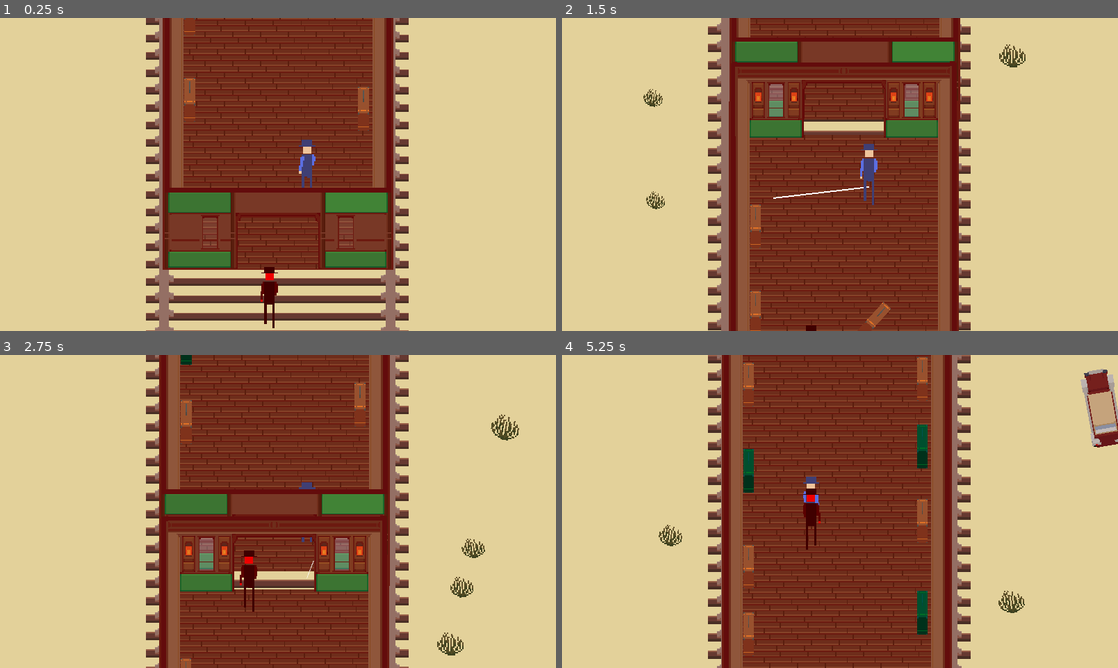
Above: before the commit, frames 1-4 (two rows, left to right).
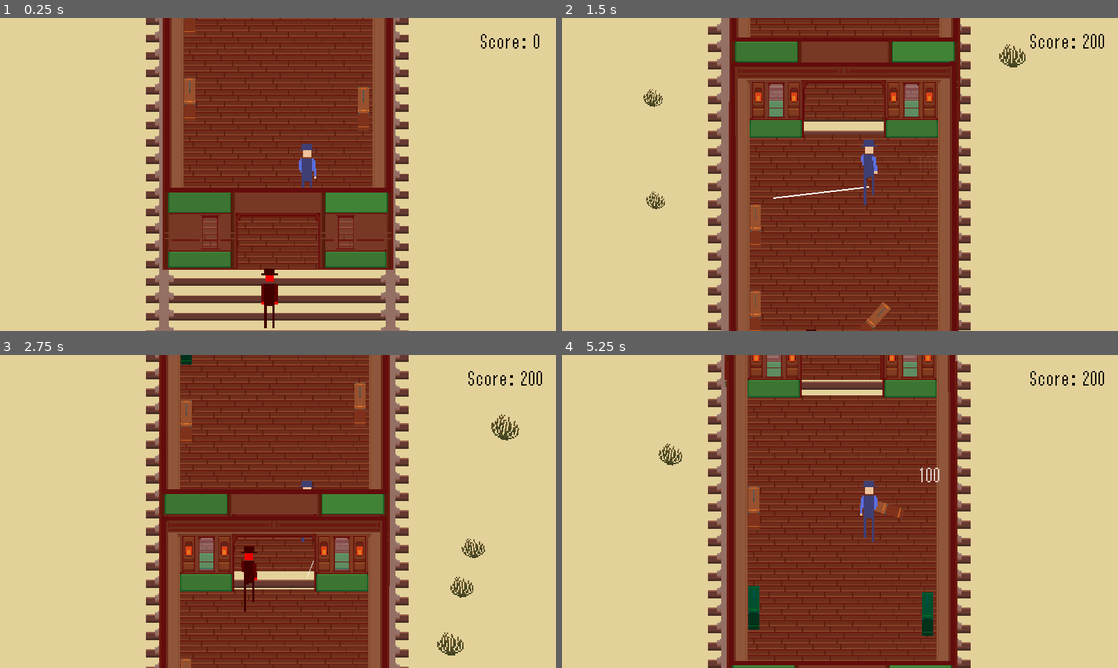
Above: after the commit, the same moments.

Repository: lajollagamesclub/week-139-followers
Game: Godot game, scene res://Main.tscn
Two runs of this game, one before a commit and one after it. Both use one fixed random seed, a clock stepped at 60 frames per second and the inputs below.
Inputs (mouse positions are in pixels of both pictures, inside the frame that each line leads up to):
- Up to frame 1 (0.25 s): no input
- Up to frame 2 (1.5 s): tap Enter at 0.5 s; move the mouse to (962, 158) at 0.52 s; press the mouse at (962, 158) at 0.53 s; hold D (g_right) 0.53-1.28 s; move the mouse to (728, 190) at 1.27 s; release the mouse at (728, 190) at 1.28 s; hold Space (g_takedown) from 1.28 s (still down); click (728, 190) at 1.35 s
- Up to frame 3 (2.75 s): move the mouse to (333, 442) at 2.02 s; release Space (g_takedown) at 2.03 s; press the mouse at (333, 442) at 2.03 s; hold D (g_right) from 2.03 s (still down)
- Up to frame 4 (5.25 s): move the mouse to (812, 574) at 2.77 s; release the mouse at (812, 574) at 2.78 s; click (812, 574) at 2.85 s; move the mouse to (1006, 558) at 3.52 s; release D (g_right) at 3.53 s; press the mouse at (1006, 558) at 3.53 s; hold A (g_left) 3.53-5.03 s; move the mouse to (673, 464) at 4.27 s; release the mouse at (673, 464) at 4.28 s; click (673, 464) at 4.35 s; move the mouse to (867, 511) at 5.02 s; press the mouse at (867, 511) at 5.03 s; hold Space (g_takedown) from 5.03 s (still down)

The runs differ from the first frame. In frame 1, 0.4% of the frame differs, in the area x 46-97%, y 5-100%; in frame 2, 0.3%; in frame 3, 0.3%; in frame 4, 22%, in the area x 17-100%, y 0-100%.

Commit message:
Add score counters and score info text

Diff:
--- a/src/Car.gd
+++ b/src/Car.gd
@@ -3,6 +3,7 @@
 signal dead(what_my_spot_was)
 
 const player_state = preload("res://player_state.tres")
+const score_info_state = preload("res://score_info_state.tres")
 
 var target_spot: Vector2 = Vector2() setget set_target_spot
 
@@ -11,6 +12,7 @@
 var real_pos: Vector2 = Vector2()
 var time := 0.0
 var health := 0
+var dying := false
 
 var target_rotation: float = 0.0
 
@@ -37,8 +39,11 @@
 
 
 func hit():
+	if dying:
+		return
 	health -= 1
 	rotation = deg2rad((2.0*float(randi()%2) - 1.0)*30.0)
+
 	if health <= 0:
 		if target_spot.x < 1080.0/2.0:
 			target_spot.x -= 500.0
@@ -46,8 +51,12 @@
 		else:
 			target_spot.x += 500.0
 			target_rotation += deg2rad(70.0)
+		score_info_state.add_score(global_position, 500)
 		$RevAway.play()
 		$DeathTimer.start()
+		dying = true
+	else:
+		score_info_state.add_score(global_position, 50)
 
 
 func _on_DeathTimer_timeout():
--- a/src/GameState.gd
+++ b/src/GameState.gd
@@ -5,9 +5,11 @@
 const player_state = preload("res://player_state.tres")
 
 var caught := false
+var score := 0
 
 func reset(): # set default parameters
 	caught = false
+	score = 0
 	player_state.reset()
 
 func caught():
--- a/src/GunPickup.gd
+++ b/src/GunPickup.gd
@@ -1,6 +1,7 @@
 extends Area2D
 
 const player_state = preload("res://player_state.tres")
+const score_info_state = preload("res://score_info_state.tres")
 
 func _ready():
 	randomize()
@@ -8,6 +9,7 @@
 
 func interact() -> float:
 	player_state.has_gun = true
+	score_info_state.add_score(global_position, 250)
 	player_state.ammo += 8
 	visible = false
 	$PickupSoundEffect.play()
--- a/src/Main.tscn
+++ b/src/Main.tscn
@@ -18,6 +18,9 @@
 [ext_resource path="res://running-animation/Running7.png" type="Texture" id=16]
 [ext_resource path="res://running-animation/Running3.png" type="Texture" id=17]
 [ext_resource path="res://CarManager.gd" type="Script" id=18]
+[ext_resource path="res://theme.tres" type="Theme" id=19]
+[ext_resource path="res://ScoreLabel.gd" type="Script" id=20]
+[ext_resource path="res://ScoreInfoManager.gd" type="Script" id=21]
 
 [sub_resource type="RectangleShape2D" id=1]
 extents = Vector2( 32, 107.498 )
@@ -95,7 +98,7 @@
 [node name="AnimatedSprite" type="AnimatedSprite" parent="Player"]
 scale = Vector2( 2, 2 )
 frames = SubResource( 3 )
-frame = 7
+frame = 2
 playing = true
 
 [node name="Pursuer" type="Area2D" parent="." groups=[
@@ -116,7 +119,7 @@
 modulate = Color( 1, 0, 0, 1 )
 scale = Vector2( 2, 2 )
 frames = SubResource( 3 )
-frame = 6
+frame = 1
 playing = true
 
 [node name="CarManager" type="Node2D" parent="."]
@@ -126,6 +129,27 @@
 wait_time = 5.0
 one_shot = true
 autostart = true
+
+[node name="ScoreInfoManager" type="Node2D" parent="."]
+script = ExtResource( 21 )
+
+[node name="UI" type="CanvasLayer" parent="."]
+
+[node name="ScoreLabel" type="Label" parent="UI"]
+anchor_left = 1.0
+anchor_right = 1.0
+margin_left = -303.0
+margin_top = 50.0
+margin_right = -50.0
+margin_bottom = 117.0
+theme = ExtResource( 19 )
+custom_colors/font_color = Color( 0, 0, 0, 1 )
+text = "Score: 00"
+align = 2
+script = ExtResource( 20 )
+__meta__ = {
+"_edit_use_anchors_": false
+}
 [connection signal="timeout" from="SceneryManager/SpawnTimer" to="SceneryManager" method="_on_SpawnTimer_timeout"]
 [connection signal="area_entered" from="Player/SuitcaseTakedown" to="Player/SuitcaseTakedown" method="_on_SuitcaseTakedown_area_entered"]
 [connection signal="takedown_slowdown" from="Player/SuitcaseTakedown" to="Player" method="_on_SuitcaseTakedown_takedown_slowdown"]
--- a/src/Player.gd
+++ b/src/Player.gd
@@ -20,6 +20,7 @@
 func _on_caught():
 	set_process_input(false)
 	player_state.target_speed = 0.0
+	$AnimatedSprite.stop()
 
 func _input(event):
 	if event.is_action_pressed("g_left"):
--- a/src/Pursuer.gd
+++ b/src/Pursuer.gd
@@ -63,8 +63,9 @@
 
 
 func _on_Pursuer_area_entered(area):
-#	if area.is_in_group("player"):
-#		GameState.caught()
+	if area.is_in_group("player"):
+		GameState.caught()
+		$AnimatedSprite2.stop()
 	if area.is_in_group("suitcases") and area.taken_down:
 		if global_position.y > 1200.0: # don't go super far down if down
 			return
--- /dev/null
+++ b/src/ScoreInfoManager.gd
@@ -0,0 +1,13 @@
+extends Node2D
+
+const score_info_state = preload("res://score_info_state.tres")
+
+func _ready():
+	score_info_state.connect("new_score", self, "_on_new_score")
+
+func _on_new_score(global_pos: Vector2, new_score: int):
+	var cur_info_text: Node2D = preload("res://ScoreInfoText.tscn").instance()
+	add_child(cur_info_text)
+	cur_info_text.new_score = new_score
+	cur_info_text.global_position = global_pos
+	cur_info_text.apply_text()
--- /dev/null
+++ b/src/ScoreInfoState.gd
@@ -0,0 +1,6 @@
+extends Resource
+
+signal new_score(pos, score)
+
+func add_score(global_pos: Vector2, new_score: int):
+	emit_signal("new_score", global_pos, new_score)
--- /dev/null
+++ b/src/ScoreInfoText.gd
@@ -0,0 +1,20 @@
+extends Node2D
+
+var new_score := 100
+
+func _ready():
+	apply_text()
+
+func _process(delta):
+	modulate.a -= delta
+	position.y -= 50.0*delta
+	if modulate.a <= 0.0:
+		queue_free()
+
+func apply_text():
+	GameState.score += new_score
+	$Label.text = str(new_score)
+	$Label.rect_position = -$Label.rect_size/2.0
+	if new_score < 0:
+		modulate.g = 0.0
+		modulate.b = 0.0
--- /dev/null
+++ b/src/ScoreInfoText.tscn
@@ -0,0 +1,25 @@
+[gd_scene load_steps=5 format=2]
+
+[ext_resource path="res://theme.tres" type="Theme" id=1]
+[ext_resource path="res://ScoreInfoText.gd" type="Script" id=2]
+[ext_resource path="res://retganon.ttf" type="DynamicFontData" id=3]
+
+[sub_resource type="DynamicFont" id=1]
+size = 72
+font_data = ExtResource( 3 )
+
+[node name="ScoreInfoText" type="Node2D"]
+position = Vector2( 500, 500 )
+script = ExtResource( 2 )
+
+[node name="Label" type="Label" parent="."]
+margin_right = 81.0
+margin_bottom = 64.0
+theme = ExtResource( 1 )
+custom_fonts/font = SubResource( 1 )
+text = "100"
+align = 1
+valign = 1
+__meta__ = {
+"_edit_use_anchors_": false
+}
--- /dev/null
+++ b/src/ScoreLabel.gd
@@ -0,0 +1,4 @@
+extends Label
+
+func _process(delta):
+	text = str("Score: ", GameState.score)
--- a/src/Suitcase.gd
+++ b/src/Suitcase.gd
@@ -1,6 +1,8 @@
 extends Area2D
 
 class_name Suitcase
+
+const score_info_state = preload("res://score_info_state.tres")
 
 var length: float = 200.0
 
@@ -21,8 +23,10 @@
 		return 1.0
 	if filled_with_rocks:
 		$DropPlayer.play_random()
+		score_info_state.add_score(global_position, -300)
 		return 0.3
 	taken_down = true
+	score_info_state.add_score(global_position, 100)
 	$DropPlayer.play_random()
 	$TakedownTween.interpolate_property(self, "position", position, Vector2(position.x + (2.0*float(Player.on_left_side(global_position.x)) - 1.0)*Player.step + rand_range(-40.0, 40.0), position.y), rand_range(0.3, 0.7), Tween.TRANS_CUBIC, Tween.EASE_OUT)
 	$TakedownTween.start()
--- /dev/null
+++ b/src/score_info_state.tres
@@ -0,0 +1,6 @@
+[gd_resource type="Resource" load_steps=2 format=2]
+
+[ext_resource path="res://ScoreInfoState.gd" type="Script" id=1]
+
+[resource]
+script = ExtResource( 1 )
--- /dev/null
+++ b/src/theme.tres
@@ -0,0 +1,10 @@
+[gd_resource type="Theme" load_steps=3 format=2]
+
+[ext_resource path="res://retganon.ttf" type="DynamicFontData" id=1]
+
+[sub_resource type="DynamicFont" id=1]
+size = 72
+font_data = ExtResource( 1 )
+
+[resource]
+default_font = SubResource( 1 )
Not shown: 1 places in src/Main.tscn that only renumber resources
Binary file added: src/retganon.ttf
Not shown, added: src/sfx/sx_glass_breaking.wav.import
Not shown, added: src/sfx/sx_glass_breaking.wav
